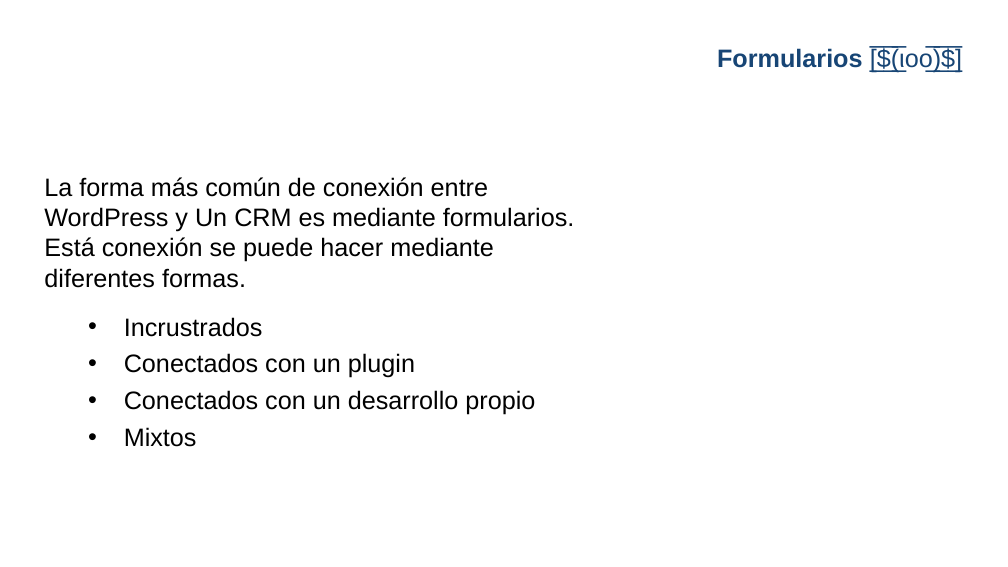
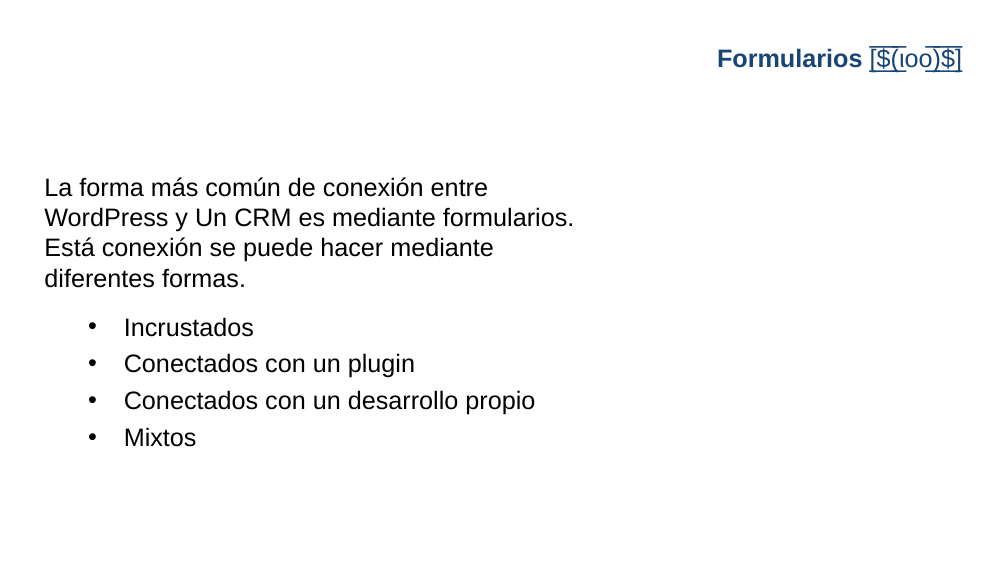
Before and after one commit to gwannon/WordCampBilbao2025, a slide deck: slide 9 of WCBIO25_Jorge-Monclus.pptx (slide 10 before the commit). Drawn at 1008x567 pixels with LibreOffice and Linux fonts; fonts in the diff are those of the drawing; background and template pictures are left out. Boxes give left, top, right and bottom in pixels: in the first picture for what was removed or moved away, otherwise in the second. Text is boxed around its words. In the diff, an @@ line names an element or a change of style, - is before the commit and + after.

```diff
--- a/WCBIO25_Jorge-Monclus.pptx
+++ b/WCBIO25_Jorge-Monclus.pptx
@@ text at (x1=44, y1=177, x2=575, y2=447): indent changed @@
@@ text at (x1=124, y1=317, x2=254, y2=337): text changed @@
-• Incrustrados
+• Incrustados
```
Also in this commit, not shown: 4 other slides changed, 2 slides added, 1 slide removed, 3 other files.
